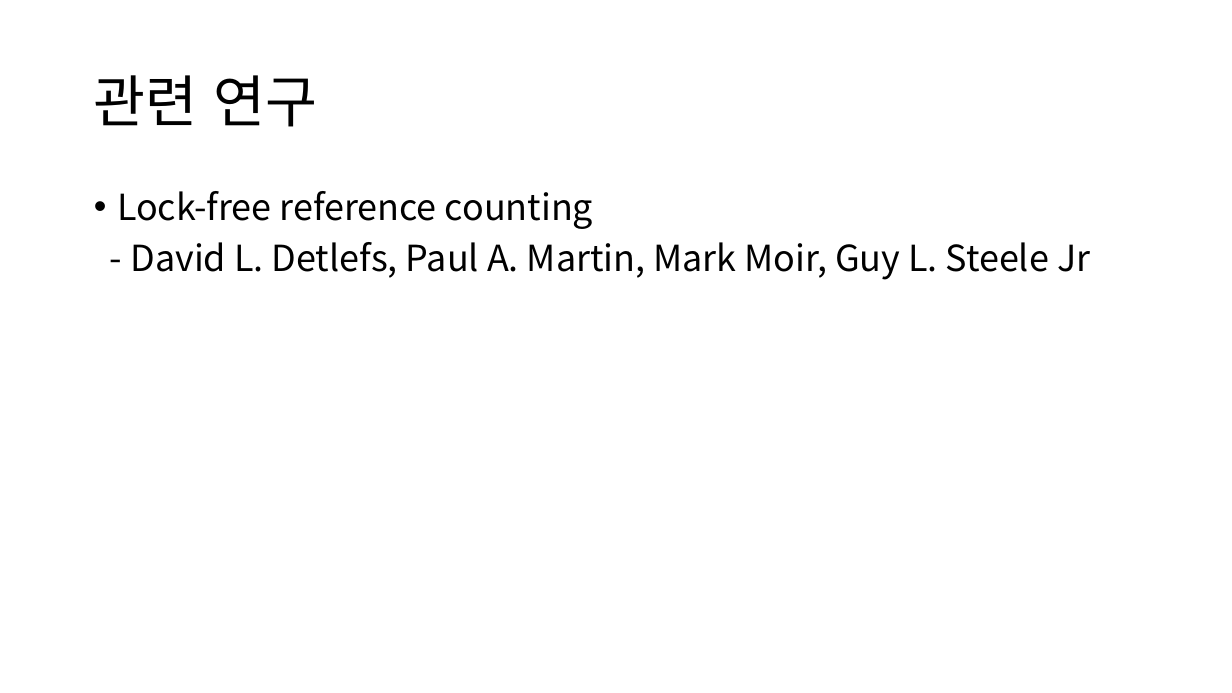
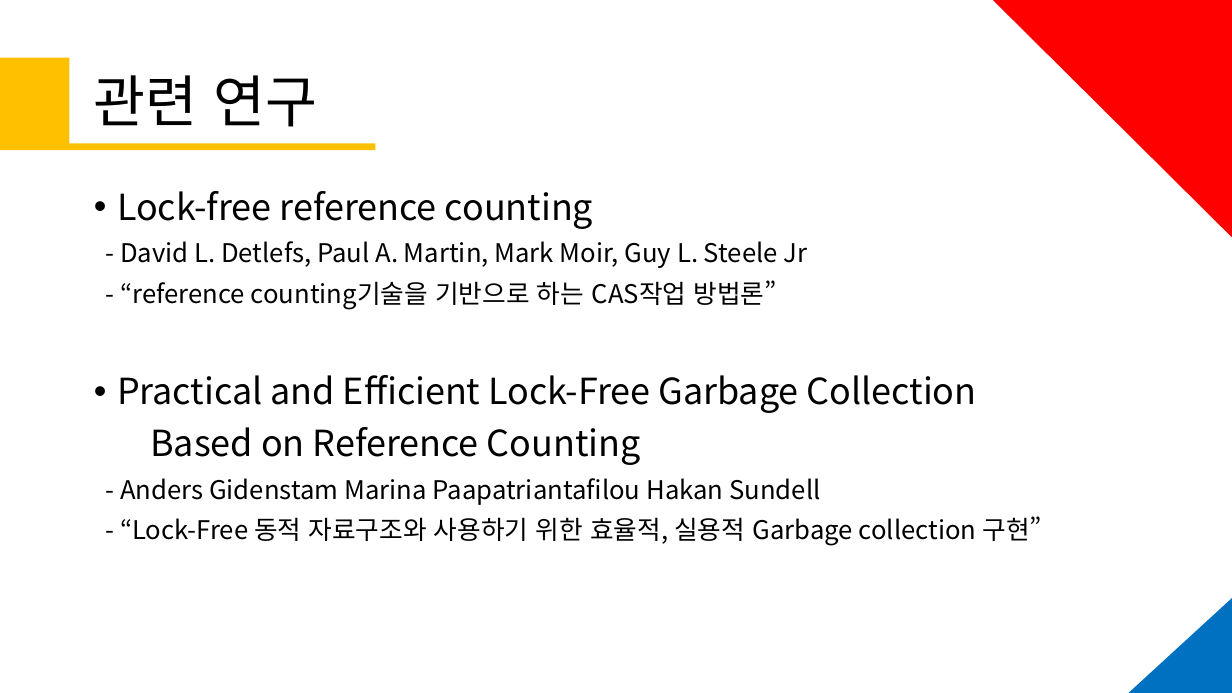
Before and after one commit to KU-t/1920-thesis, a slide deck: slide 13 of 졸업작품 제안서/제안서191203ver.1.pptx (slide 12 before the commit). Drawn at 1232x693 pixels with LibreOffice and Linux fonts; fonts in the diff are those of the drawing. Boxes give left, top, right and bottom in pixels: in the first picture for what was removed or moved away, otherwise in the second. Text is boxed around its words. In the diff, an @@ line names an element or a change of style, - is before the commit and + after.

```diff
--- a/졸업작품 제안서/제안서191203ver.1.pptx
+++ b/졸업작품 제안서/제안서191203ver.1.pptx
@@ triangle added at (994,1,1232,237), fill #FF0000, outline #FF0000 1 pt @@
@@ rectangle added at (0,57,69,150), fill #FFC000 @@
@@ rectangle added at (0,143,375,150), fill #FFC000 @@
@@ text at (120,241,808,268): size 28 to 20 pt in "- David L. Detlefs, Paul A. Martin, ..." @@
@@ text at (117,280,1041,546): paragraphs added @@
+- “reference counting기술을 기반으로 하는 CAS작업 방법론”
+• Practical and Efficient Lock-Free Garbage Collection
+Based on Reference Counting
+- Anders Gidenstam Marina Paapatriantafilou Hakan Sundell
+- “Lock-Free 동적 자료구조와 사용하기 위한 효율적, 실용적 Garbage collection 구현”
@@ triangle added at (1129,599,1232,693), fill #0070C0, outline #0070C0 1 pt @@
```
Also in this commit, not shown: 11 other slides changed, 3 slides added, 3 slides removed, 21 other files.
